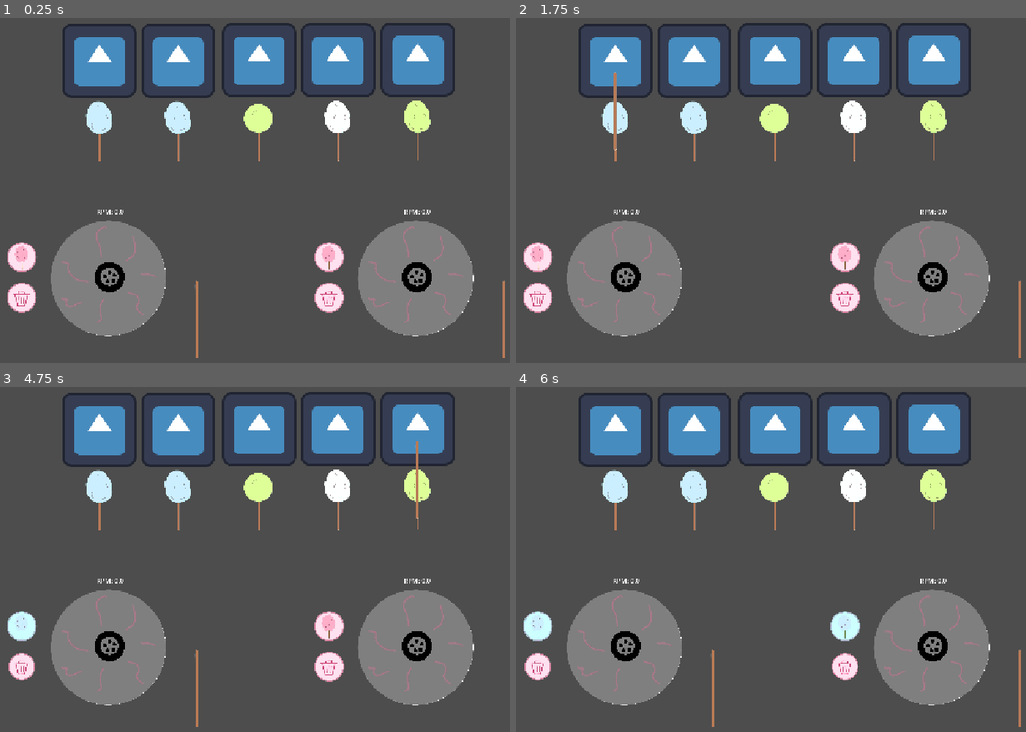
Above: before the commit, frames 1-4 (two rows, left to right).
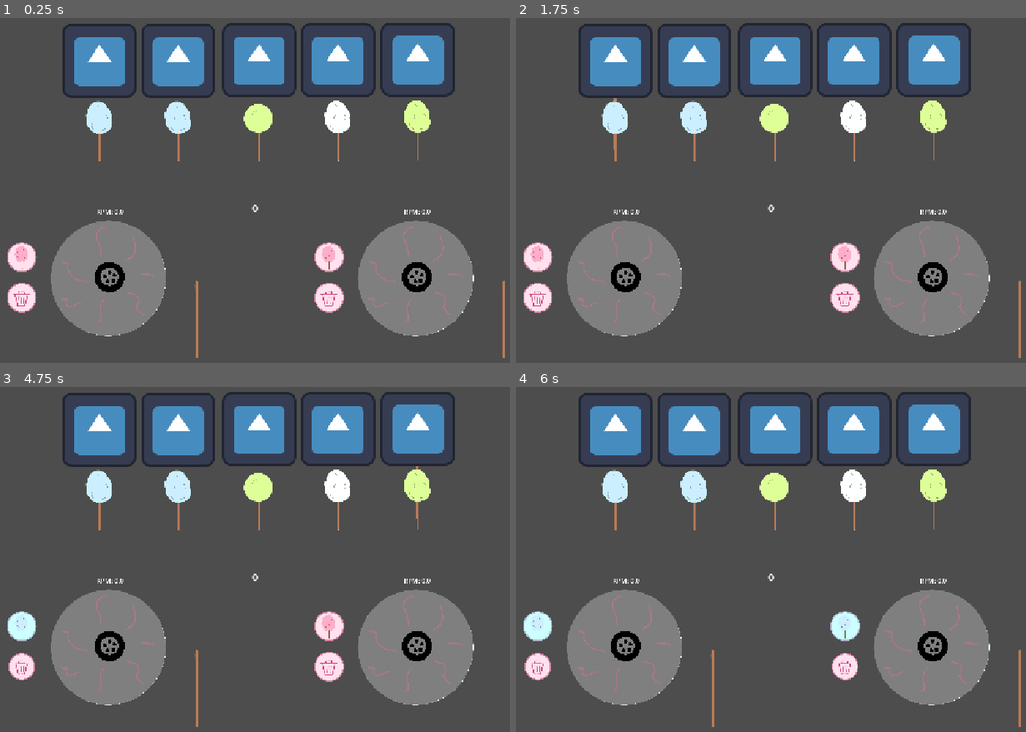
Above: after the commit, the same moments.

Repository: BionicMango/GodotGame1
Game: Godot game, scene res://scenes/Main.tscn
The game is run twice, just before and just after one commit, with the same random seed, the same clock (stepped at 60 frames per second) and the same inputs. The engine's default icon, where the game draws it, is replaced by a stand-in: a white triangle on a blue panel in a dark square.
Inputs (mouse positions are in pixels of both pictures, inside the frame that each line leads up to):
- Up to frame 1 (0.25 s): no input
- Up to frame 2 (1.75 s): tap Enter at 0.5 s; drag from (623, 280) to (618, 97) at 0.52 s; tap Space at 1.25 s; drag from (714, 304) to (618, 97) at 1.27 s
- Up to frame 3 (4.75 s): tap Enter at 2, 3.5 s; move the mouse to (20, 625) at 2.02 s; hold Right (ui_right) 2.03-2.75 s; click (20, 625) at 2.17 s; tap Space at 2.75, 4.25 s; drag from (20, 666) to (178, 466) at 2.77 s; drag from (418, 649) to (418, 466) at 3.52 s; drag from (504, 673) to (418, 466) at 4.27 s
- Up to frame 4 (6 s): move the mouse to (847, 625) at 5.02 s; hold Down (ui_down) 5.03-5.75 s; click (847, 625) at 5.17 s; drag from (847, 666) to (852, 466) at 5.77 s

The runs differ from the first frame. In frame 1, less than 0.1% of the frame differs, in the area x 49-51%, y 54-57%; in frame 2, 0.1%, in the area x 19-51%, y 15-57%; in frame 3, 0.1%; in frame 4, less than 0.1%.

Commit message:
First completely playable prototype
YAYY! + extra updates

Diff:
--- a/game-1/scenes/Main.tscn
+++ b/game-1/scenes/Main.tscn
@@ -1,9 +1,21 @@
 [gd_scene format=3 uid="uid://durrse6ldwv3d"]
 
+[ext_resource type="Script" uid="uid://c4shjjaegtv26" path="res://scenes/main.gd" id="1_0bbpv"]
 [ext_resource type="PackedScene" uid="uid://cf1bnvrocd2kn" path="res://scenes/cotton_candy_setup.tscn" id="1_elqb8"]
 [ext_resource type="PackedScene" uid="uid://dg4eepcwq7fne" path="res://scenes/serious_client.tscn" id="2_rvslj"]
 
-[node name="Node2D" type="Node2D" unique_id=2060320370]
+[node name="Node2D" type="Node2D" unique_id=2060320370 node_paths=PackedStringArray("ScoreLabel", "Setups")]
+script = ExtResource("1_0bbpv")
+ScoreLabel = NodePath("RichTextLabel")
+Setups = [NodePath("Setup1"), NodePath("Setup2")]
+
+[node name="Setup1" parent="." unique_id=1777764328 instance=ExtResource("1_elqb8")]
+position = Vector2(285.00003, 452)
+scale = Vector2(0.7, 0.7)
+
+[node name="Setup2" parent="." unique_id=516545124 instance=ExtResource("1_elqb8")]
+position = Vector2(816, 452)
+scale = Vector2(0.7, 0.7)
 
 [node name="SeriousClient" parent="." unique_id=430636779 instance=ExtResource("2_rvslj")]
 position = Vector2(267, 78)
@@ -20,10 +32,8 @@
 [node name="SeriousClient5" parent="." unique_id=926190491 instance=ExtResource("2_rvslj")]
 position = Vector2(543, 77)
 
-[node name="Setup1" parent="." unique_id=1777764328 instance=ExtResource("1_elqb8")]
-position = Vector2(285.00003, 452)
-scale = Vector2(0.7, 0.7)
-
-[node name="Setup2" parent="." unique_id=516545124 instance=ExtResource("1_elqb8")]
-position = Vector2(816, 452)
-scale = Vector2(0.7, 0.7)
+[node name="RichTextLabel" type="RichTextLabel" parent="." unique_id=1405502665]
+offset_left = 531.0
+offset_top = 321.0
+offset_right = 571.0
+offset_bottom = 361.0
--- a/game-1/scenes/button_bin.tscn
+++ b/game-1/scenes/button_bin.tscn
@@ -6,8 +6,9 @@
 [sub_resource type="CircleShape2D" id="CircleShape2D_jiati"]
 radius = 73.8
 
-[node name="ButtonBin" type="Node2D" unique_id=1162150241]
+[node name="ButtonBin" type="Node2D" unique_id=1162150241 node_paths=PackedStringArray("ButtonBinSprite")]
 script = ExtResource("1_jiati")
+ButtonBinSprite = NodePath("Sprite2D")
 
 [node name="Sprite2D" type="Sprite2D" parent="." unique_id=923775387]
 texture = ExtResource("1_h1yys")
--- a/game-1/scenes/button_color.tscn
+++ b/game-1/scenes/button_color.tscn
@@ -6,8 +6,9 @@
 [sub_resource type="CircleShape2D" id="CircleShape2D_fgcwk"]
 radius = 73.0
 
-[node name="ButtonColor" type="Node2D" unique_id=1366930519]
+[node name="ButtonColor" type="Node2D" unique_id=1366930519 node_paths=PackedStringArray("ButtonColorSprite")]
 script = ExtResource("1_kyiv2")
+ButtonColorSprite = NodePath("Sprite2D")
 
 [node name="Sprite2D" type="Sprite2D" parent="." unique_id=1985949632]
 texture = ExtResource("2_mribx")
--- a/game-1/scenes/cotton_candy_setup.tscn
+++ b/game-1/scenes/cotton_candy_setup.tscn
@@ -1,31 +1,44 @@
 [gd_scene format=3 uid="uid://cf1bnvrocd2kn"]
 
 [ext_resource type="PackedScene" uid="uid://dgx8hkugbnbxe" path="res://scenes/machine.tscn" id="1_0bbpv"]
+[ext_resource type="Script" uid="uid://c4cqarqi3kn6y" path="res://scenes/setup.gd" id="1_r25qq"]
 [ext_resource type="PackedScene" uid="uid://dqrlvw8t6maf2" path="res://scenes/stick.tscn" id="2_vcsgt"]
 [ext_resource type="Script" uid="uid://c3clupapps0v7" path="res://scripts/tempo.gd" id="3_vcsgt"]
 [ext_resource type="PackedScene" uid="uid://cx4ueppyf26vb" path="res://scenes/button_color.tscn" id="4_vcsgt"]
 [ext_resource type="PackedScene" uid="uid://d6iqpv87meyp" path="res://scenes/button_bin.tscn" id="5_c01mt"]
 [ext_resource type="PackedScene" uid="uid://cneec5ayy1et0" path="res://scenes/puff.tscn" id="5_vcsgt"]
 
-[node name="Setup" type="Node2D" unique_id=1777764328]
+[node name="Setup" type="Node2D" unique_id=1777764328 node_paths=PackedStringArray("Machine", "Stick", "Puff", "ButtonColor", "ButtonBin")]
+script = ExtResource("1_r25qq")
+Machine = NodePath("RecordPlayer")
+Stick = NodePath("stick")
+Puff = NodePath("Puff")
+ButtonColor = NodePath("ButtonColor")
+ButtonBin = NodePath("ButtonBin")
 
 [node name="RecordPlayer" parent="." unique_id=1067150647 instance=ExtResource("1_0bbpv")]
 position = Vector2(-2, 1)
 
-[node name="stick" parent="." unique_id=1097588413 instance=ExtResource("2_vcsgt")]
+[node name="stick" parent="." unique_id=1097588413 node_paths=PackedStringArray("Machine") instance=ExtResource("2_vcsgt")]
 position = Vector2(214, 105)
+Machine = NodePath("../RecordPlayer")
 
-[node name="Puff" parent="." unique_id=139482921 instance=ExtResource("5_vcsgt")]
+[node name="Puff" parent="." unique_id=139482921 node_paths=PackedStringArray("Stick", "Machine", "ButtonColor") instance=ExtResource("5_vcsgt")]
 position = Vector2(219, -21)
 scale = Vector2(0.4, 0.4)
+Stick = NodePath("../stick")
+Machine = NodePath("../RecordPlayer")
+ButtonColor = NodePath("../ButtonColor")
 
-[node name="ButtonColor" parent="." unique_id=1366930519 instance=ExtResource("4_vcsgt")]
+[node name="ButtonColor" parent="." unique_id=1366930519 node_paths=PackedStringArray("Puff") instance=ExtResource("4_vcsgt")]
 position = Vector2(-218, -49)
 scale = Vector2(0.5, 0.5)
+Puff = NodePath("../Puff")
 
-[node name="ButtonBin" parent="." unique_id=1162150241 instance=ExtResource("5_c01mt")]
+[node name="ButtonBin" parent="." unique_id=1162150241 node_paths=PackedStringArray("Puff") instance=ExtResource("5_c01mt")]
 position = Vector2(-218, 51)
 scale = Vector2(0.5, 0.5)
+Puff = NodePath("../Puff")
 
 [node name="Rpm" type="Label" parent="." unique_id=189479314]
 anchors_preset = 8
--- a/game-1/scenes/machine.tscn
+++ b/game-1/scenes/machine.tscn
@@ -1,6 +1,6 @@
 [gd_scene format=3 uid="uid://dgx8hkugbnbxe"]
 
-[ext_resource type="Script" uid="uid://dtei454lsq056" path="res://scripts/record_player.gd" id="1_xedat"]
+[ext_resource type="Script" uid="uid://dtei454lsq056" path="res://scripts/machine.gd" id="1_xedat"]
 [ext_resource type="Texture2D" uid="uid://b6fk4u4rdonfs" path="res://assets/CandyFlossMachineNoBG.png" id="2_oq04d"]
 
 [sub_resource type="CircleShape2D" id="CircleShape2D_xedat"]
--- /dev/null
+++ b/game-1/scenes/main.gd
@@ -0,0 +1,30 @@
+extends Node2D
+
+# Variables
+var score: int;
+
+# Retrieving Other Nodes
+@export var ScoreLabel: RichTextLabel;
+@export var Setups: Array[Node2D];
+
+var mouse_on_bin_buttons: bool;
+var mouse_pressed_bin_buttons: bool;
+
+func _ready() -> void:
+	score = 0;
+	mouse_on_bin_buttons = false;
+	mouse_pressed_bin_buttons = false;
+
+func _process(_delta: float) -> void:
+	ScoreLabel.text = str(score);
+	# If mouse is on either bin button.
+	mouse_on_bin_buttons = Setups[0].ButtonBin.mouse_on_button or Setups[1].ButtonBin.mouse_on_button;
+
+# SCORE -1 FOR EVERY COTTON CANDY BINNED
+func _input(event: InputEvent) -> void:
+	if event is InputEventMouseButton and mouse_on_bin_buttons:
+		if event.pressed:
+			mouse_pressed_bin_buttons = true;
+		else:
+			mouse_pressed_bin_buttons = false;
+			score -= 1;
--- a/game-1/scenes/puff.tscn
+++ b/game-1/scenes/puff.tscn
@@ -6,8 +6,9 @@
 [sub_resource type="CircleShape2D" id="CircleShape2D_2y6i1"]
 radius = 15.132746
 
-[node name="Puff" type="StaticBody2D" unique_id=139482921]
+[node name="Puff" type="StaticBody2D" unique_id=139482921 node_paths=PackedStringArray("PuffSprite")]
 script = ExtResource("1_l8u2j")
+PuffSprite = NodePath("Sprite2D")
 
 [node name="Sprite2D" type="Sprite2D" parent="." unique_id=1480587882]
 texture = ExtResource("1_1s6cm")
--- a/game-1/scenes/serious_client.gd
+++ b/game-1/scenes/serious_client.gd
@@ -5,20 +5,20 @@
 @export var Stick: Sprite2D;
 @export var Puff: Sprite2D;
 
+# Other Nodes
+@onready var Main: Node2D = $"..";
+@onready var Setups: Array[Node2D] = [$"../Setup1", $"../Setup2"];
+
 # Variables
 var bodies;
 var color_puff: int; # color (0 = pink, 1 = blue, 2 = green, 3 = white)
 var style_puff: int; # style (0: S, 1: XL, 2: M, 3: L)
 var score: int = 0;
-var colors: Array[Color] = [
-	Color(1, 1, 1), # color = pink
-	Color(0.803, 1.37, 1.27), # color = light blue
-	Color(0.873, 1.47, 0.756), # color = mint green
-	Color(1.00, 1.47, 1.27)
-];
+var colors: Array[Color];
 
 # When node is created, choose random puff combination (16 combos total).
 func _ready() -> void:
+	colors = Setups[0].colors;
 	# Color
 	color_puff = randi() % 4;
 	Puff.modulate = colors[color_puff];
@@ -28,15 +28,23 @@
 
 func _on_area_2d_area_entered(area: Area2D) -> void:
 	var MachinePuff: StaticBody2D;
-	var MachinePuffSprite: Sprite2D;
-	if area == $"../Setup1/stick/StickArea":
-		MachinePuff = $"../Setup1/Puff";
-		MachinePuffSprite = $"../Setup1/Puff/Sprite2D";
-	elif area == $"../Setup2/stick/StickArea":
-		MachinePuff = $"../Setup2/Puff";
-		MachinePuffSprite = $"../Setup2/Puff/Sprite2D";
+
+	if area == Setups[0].Stick.StickArea:
+		MachinePuff = Setups[0].Puff;
+	elif area == Setups[1].Stick.StickArea:
+		MachinePuff = Setups[1].Puff;
 	else:
 		return;
-	if MachinePuffSprite.frame == Puff.frame and MachinePuffSprite.modulate == modulate:
+
+	if MachinePuff.PuffSprite.frame == Puff.frame and MachinePuff.PuffSprite.modulate == modulate:
 		MachinePuff.good = 0;
 		MachinePuff.bad = 0;
+
+		# Randomize Color
+		color_puff = randi() % 4;
+		Puff.modulate = colors[color_puff];
+		# Randomize Style
+		style_puff = randi() % 4;
+		Puff.frame = style_puff;
+
+		Main.score += 1;
--- /dev/null
+++ b/game-1/scenes/setup.gd
@@ -0,0 +1,12 @@
+extends Node2D
+
+@export var Machine: StaticBody2D;
+@export var Stick: StaticBody2D;
+@export var Puff: StaticBody2D;
+@export var ButtonColor: Node2D;
+@export var ButtonBin: Node2D;
+
+var colors: Array[Color];
+
+func _ready():
+	colors = ButtonColor.colors;
--- a/game-1/scenes/stick.tscn
+++ b/game-1/scenes/stick.tscn
@@ -9,9 +9,11 @@
 [sub_resource type="RectangleShape2D" id="RectangleShape2D_ld7er"]
 size = Vector2(225, 994)
 
-[node name="stick" type="StaticBody2D" unique_id=842882443]
+[node name="stick" type="StaticBody2D" unique_id=842882443 node_paths=PackedStringArray("StickSprite", "StickArea")]
 position = Vector2(0, -322)
 script = ExtResource("1_ld7er")
+StickSprite = NodePath("Sprite2D")
+StickArea = NodePath("StickArea")
 
 [node name="Sprite2D" type="Sprite2D" parent="." unique_id=1438922173]
 position = Vector2(-2.4, -66)
--- a/game-1/scripts/button_bin.gd
+++ b/game-1/scripts/button_bin.gd
@@ -1,7 +1,7 @@
 extends Node2D
 
-@onready var ButtonBinSprite = $Sprite2D;
-@onready var Puff = $"../Puff";
+@export var ButtonBinSprite: Sprite2D;
+@export var Puff: StaticBody2D;
 
 var mouse_on_button: bool = false;
 var mouse_pressed: bool = false;
--- a/game-1/scripts/button_color.gd
+++ b/game-1/scripts/button_color.gd
@@ -1,7 +1,7 @@
 extends Node2D
 
-@onready var ButtonColorSprite = $Sprite2D;
-@onready var Puff = $"../Puff";
+@export var ButtonColorSprite: Sprite2D;
+@export var Puff: StaticBody2D;
 
 var mouse_on_button: bool = false;
 var mouse_pressed: bool = false;
--- a/game-1/scripts/puff.gd
+++ b/game-1/scripts/puff.gd
@@ -1,8 +1,8 @@
 extends StaticBody2D
-@onready var Stick = $"../stick";
-@onready var Machine = $"../RecordPlayer";
-@onready var PuffSprite = $Sprite2D;
-@onready var ButtonColor = $"../ButtonColor";
+@export var Stick: StaticBody2D;
+@export var Machine: StaticBody2D;
+@export var PuffSprite: Sprite2D;
+@export var ButtonColor: Node2D;
 
 var good: float = 0; # how much time at the 'correct' machine speed
 var bad: float = 0; # how much time at the 'wrong' machine speed
--- a/game-1/scripts/stick.gd
+++ b/game-1/scripts/stick.gd
@@ -1,6 +1,8 @@
 extends StaticBody2D
 
-@onready var Machine = $"../RecordPlayer";
+@export var Machine: StaticBody2D;
+@export var StickSprite: Sprite2D;
+@export var StickArea: Area2D;
 
 var stickOn: bool = false;
 var dragging: bool = false;
Not shown, added: game-1/export_presets.cfg
Not shown, added: game-1/scenes/main.gd.uid
Not shown, added: game-1/scenes/setup.gd.uid
Renamed: game-1/scripts/record_player.gd -> game-1/scripts/machine.gd
Renamed: game-1/scripts/record_player.gd.uid -> game-1/scripts/machine.gd.uid
